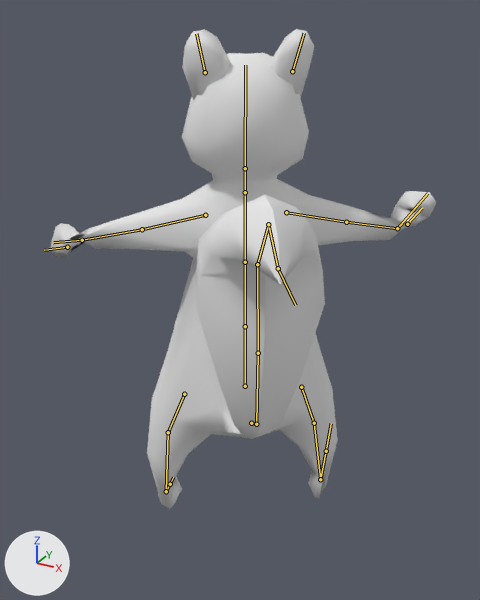
What one commit did to the Blender file Blender Files/Entities/Player Character/Jul.blend.
One viewpoint serves both versions: a 50 mm camera at (1.15, -2.14, 2.05) aimed at (-0.09, 0.12, 0.92). Lighting does not change. The marker at lower left points along +X, +Y and +Z. Both versions are drawn at frame 8 of the action 'Attack 1'; the numbers are the values there. The bones that bend it are drawn over the model as lines.

In view in the first picture: 'Jul Geometry'.
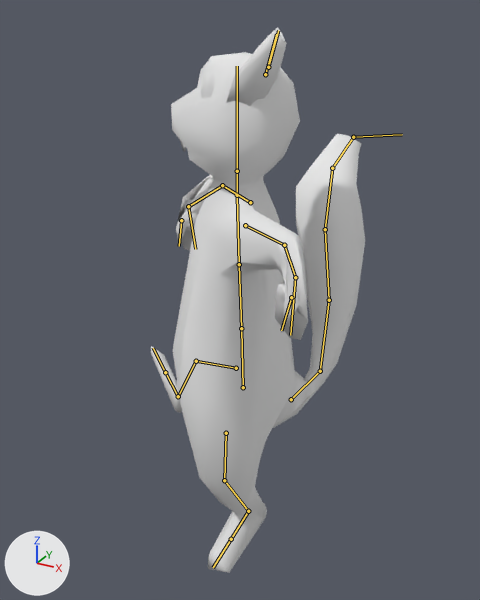
What differs and where, as boxes (x1, y1, x2, y2) in the pictures (480 x 600 px):
'Jul Geometry', posed (45% narrower, 14% taller)
    before: (45, 29, 436, 509)
    after: (151, 28, 365, 573)
bone 'Hips', root to tip
    before: (245, 386) to (245, 326)
    after: (243, 387) to (241, 328)
bone 'TailIK', root to tip
    before: (278, 268) to (295, 305)
    after: (353, 137) to (402, 134)

The change in detail:
Bone 'Control' (bone_control) turns from (0, 0, -145) to (0, 0, -45) degrees about its own x, y and z.
Bone 'Hips' (bone_hips) turns from (0, 0, 0) to (0, -20, 1) degrees about its own x, y and z.
Bone 'FootIK_L' (bone_footik_l) moves from (0.0, 0.0, 0.0) to (-0.22, 0.008, 0.0).
Bone 'FootIK_L' (bone_footik_l) turns from (0, 0, 0) to (0, 0, -2) degrees about its own x, y and z.
Bone 'HandIK_L' (bone_handik_l) moves from (0.0, 0.0, 0.0) to (0.003, 0.034, 0.087).
Bone 'HandIK_L' (bone_handik_l) turns from (0, 0, 0) to (0, 0, -25) degrees about its own x, y and z.
Bone 'Knee_L' (bone_knee_l) moves from (0.0, 0.0, 0.0) to (-0.19, -0.004, 0.002).
Bone 'TailIK' (bone_tailik) moves from (0.0, 0.0, 0.0) to (-0.527, -0.037, 0.114).
Bone 'FootIK_R' (bone_footik_r) moves from (0.0, 0.0, 0.0) to (-0.194, -0.16, 0.198).
Bone 'FootIK_R' (bone_footik_r) turns from (0, 0, 0) to (0, 0, -45) degrees about its own x, y and z.
Bone 'HandIK_R' (bone_handik_r) moves from (0.0, 0.0, 0.0) to (0.411, -0.109, 0.088).
Bone 'HandIK_R' (bone_handik_r) turns from (0, 0, 0) to (-9, 16, 118) degrees about its own x, y and z.
Bone 'Elbow_R' (bone_elbow_r) moves from (0.0, 0.0, 0.0) to (-0.04, 0.119, -0.054).
Bone 'Knee_R' (bone_knee_r) moves from (0.0, 0.0, 0.0) to (-0.298, 0.442, -0.09).
